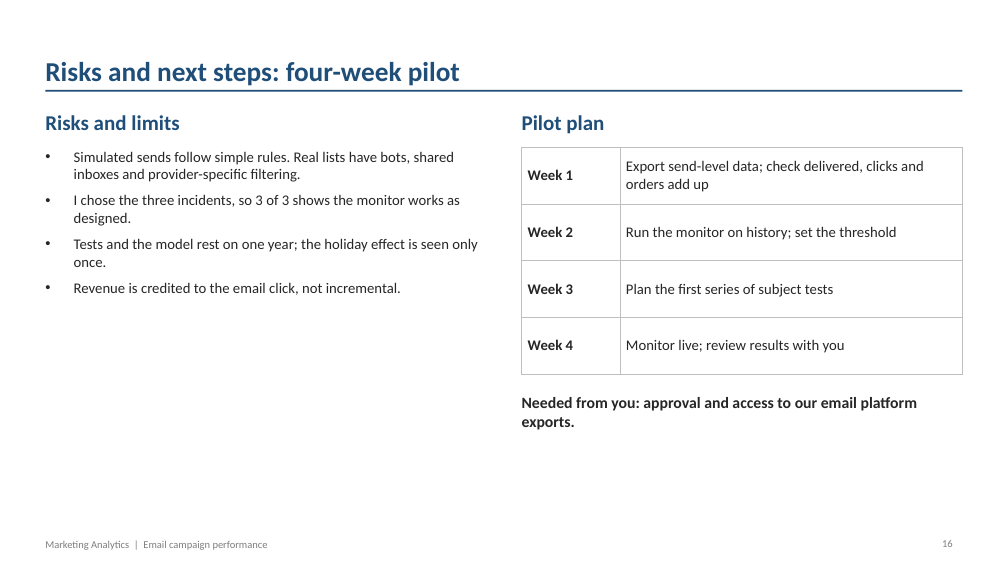
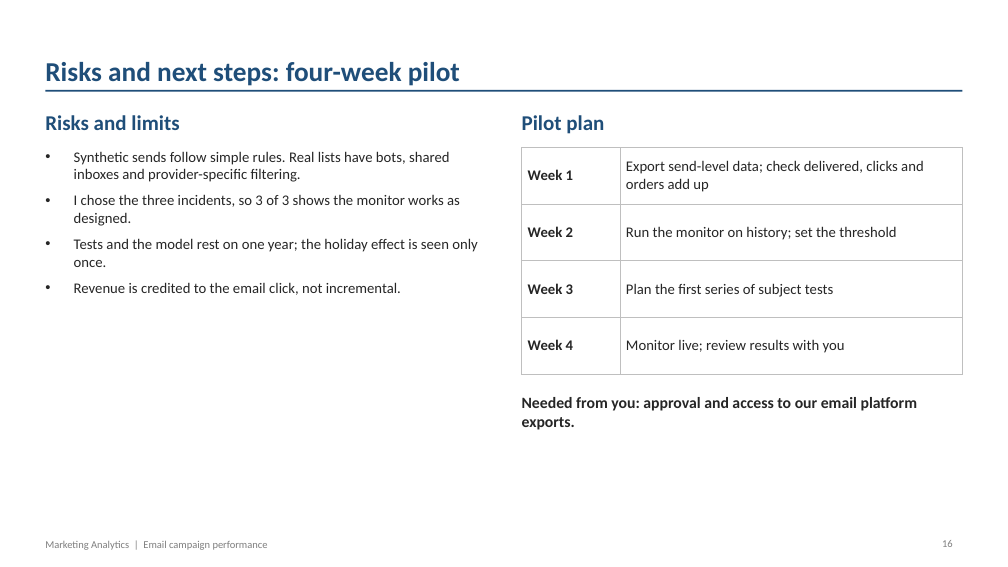
Before and after one commit to fanisridhar/sridhareguram.github.io, a slide deck: slide 16 of new-projects/Email_Campaign_Monitor_Report.pptx. Drawn at 1008x567 pixels with LibreOffice and Linux fonts; fonts in the diff are those of the drawing. Boxes give left, top, right and bottom in pixels: in the first picture for what was removed or moved away, otherwise in the second. Text is boxed around its words. In the diff, an @@ line names an element or a change of style, - is before the commit and + after.

```diff
--- a/new-projects/Email_Campaign_Monitor_Report.pptx
+++ b/new-projects/Email_Campaign_Monitor_Report.pptx
@@ text at box(74, 151, 450, 182): text changed @@
-• Simulated sends follow simple rules. Real lists have bots, shared inboxes and provider-specific filtering.
+• Synthetic sends follow simple rules. Real lists have bots, shared inboxes and provider-specific filtering.
```
Also in this commit, not shown: 2 other slides changed, 5 other files.
